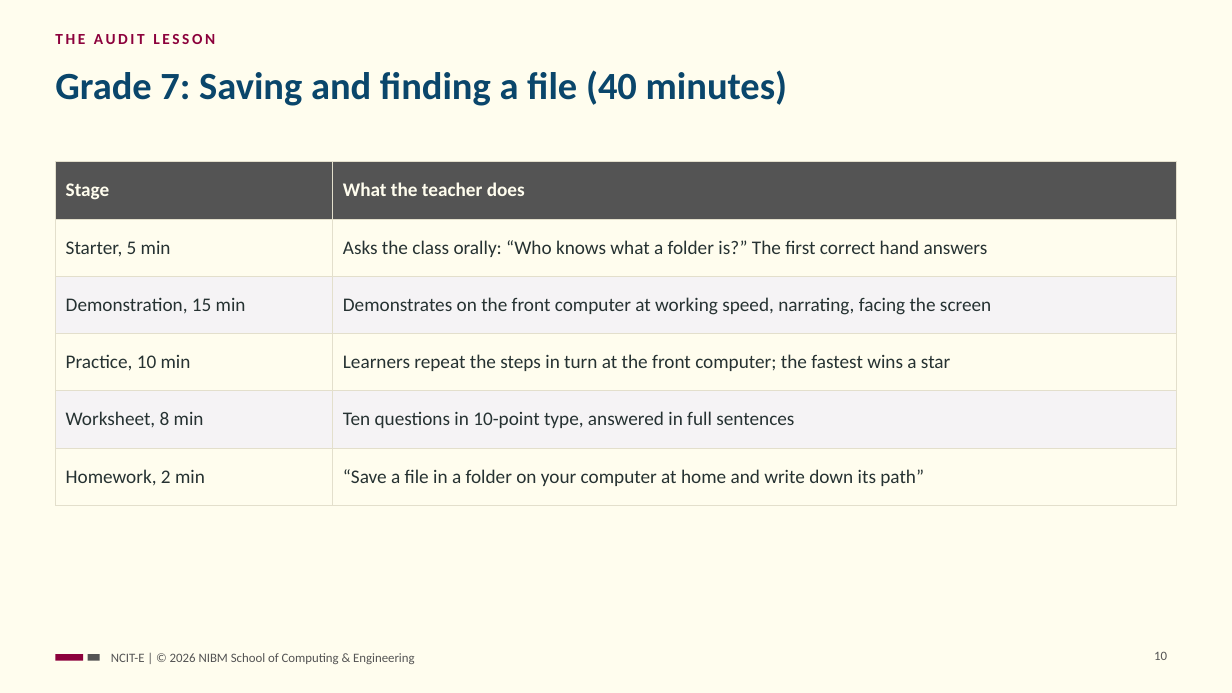
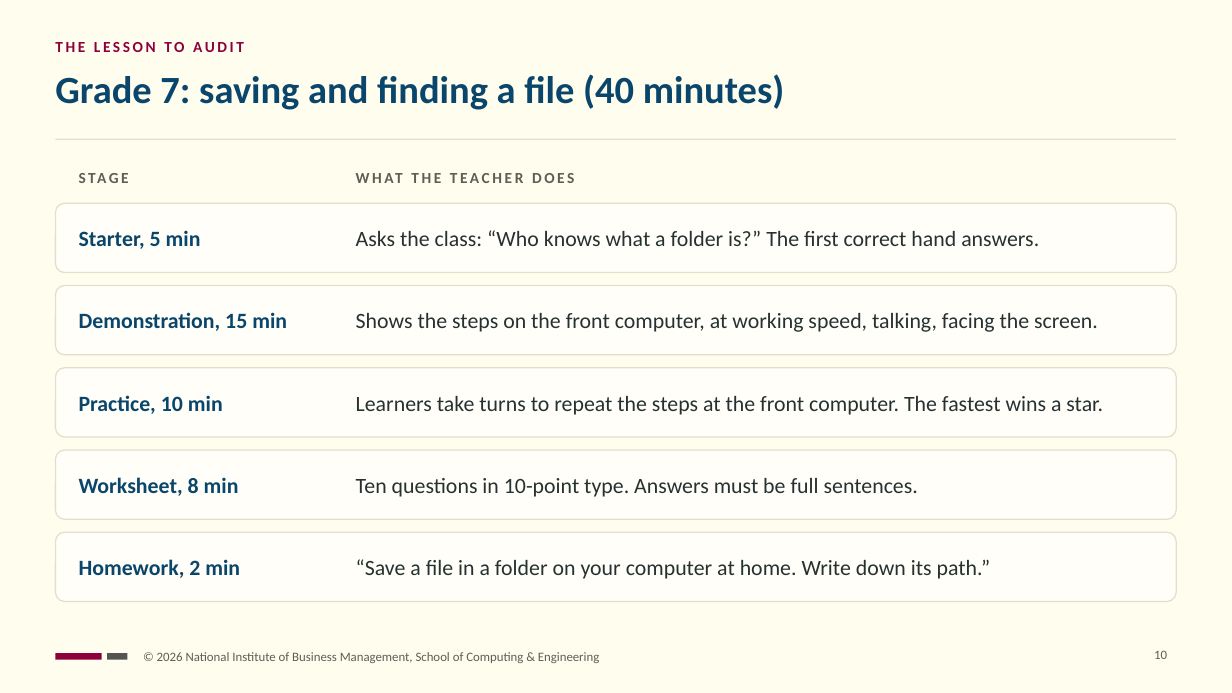
Before and after one commit to NIBM-SOCE/NCIT-E, a slide deck: slide 10 of sessions/s04/slides/ncit-e-s04-udl-workshop.pptx. Drawn at 1232x693 pixels with LibreOffice and Linux fonts; fonts in the diff are those of the drawing. Boxes give left, top, right and bottom in pixels: in the first picture for what was removed or moved away, otherwise in the second. Text is boxed around its words. In the diff, an @@ line names an element or a change of style, - is before the commit and + after.

```diff
--- a/sessions/s04/slides/ncit-e-s04-udl-workshop.pptx
+++ b/sessions/s04/slides/ncit-e-s04-udl-workshop.pptx
@@ text at box(55, 42, 244, 52): text changed @@
-THE AUDIT LESSON
+THE LESSON TO AUDIT
@@ title at box(55, 74, 785, 110): text changed @@
-Grade 7: Saving and finding a file (40 minutes)
+Grade 7: saving and finding a file (40 minutes)
@@ rectangle added at box(55, 139, 1177, 140), fill #E3DFCC @@
@@ table removed at box(55, 162, 1177, 490), 6 rows, 2 columns @@
-Stage | What the teacher does
-Starter, 5 min | Asks the class orally: “Who knows what a folder is?” The first correct hand answers
-Demonstration, 15 min | Demonstrates on the front computer at working speed, narrating, facing the screen
-Practice, 10 min | Learners repeat the steps in turn at the front computer; the fastest wins a star
-Worksheet, 8 min | Ten questions in 10-point type, answered in full sentences
-Homework, 2 min | “Save a file in a folder on your computer at home and write down its path”
@@ text added at box(79, 168, 328, 196), 12 pt, text #5E5E56, bold @@
+STAGE
@@ text added at box(356, 168, 1172, 196), 12 pt, text #5E5E56, bold @@
+WHAT THE TEACHER DOES
@@ rounded rectangle added at box(55, 203, 1177, 273), fill #FFFEF8, outline #E3DFCC 1 pt @@
@@ text added at box(79, 230, 201, 249), 17 pt, text #0A466B, bold @@
+Starter, 5 min
@@ text added at box(356, 230, 1039, 246), 17 pt, text #263232 @@
+Asks the class: “Who knows what a folder is?” The first correct hand answers.
@@ rounded rectangle added at box(55, 286, 1177, 355), fill #FFFEF8, outline #E3DFCC 1 pt @@
@@ text added at box(79, 312, 287, 331), 17 pt, text #0A466B, bold @@
+Demonstration, 15 min
@@ text added at box(356, 313, 1098, 332), 17 pt, text #263232 @@
+Shows the steps on the front computer, at working speed, talking, facing the screen.
@@ rounded rectangle added at box(55, 368, 1177, 437), fill #FFFEF8, outline #E3DFCC 1 pt @@
@@ text added at box(79, 395, 223, 414), 17 pt, text #0A466B, bold @@
+Practice, 10 min
@@ text added at box(356, 396, 1103, 415), 17 pt, text #263232 @@
+Learners take turns to repeat the steps at the front computer. The fastest wins a star.
@@ rounded rectangle added at box(55, 450, 1177, 519), fill #FFFEF8, outline #E3DFCC 1 pt @@
@@ text added at box(79, 477, 239, 496), 17 pt, text #0A466B, bold @@
+Worksheet, 8 min
@@ text added at box(356, 478, 918, 497), 17 pt, text #263232 @@
+Ten questions in 10-point type. Answers must be full sentences.
@@ rounded rectangle added at box(55, 532, 1177, 602), fill #FFFEF8, outline #E3DFCC 1 pt @@
@@ text added at box(79, 559, 240, 578), 17 pt, text #0A466B, bold @@
+Homework, 2 min
@@ text added at box(356, 559, 991, 579), 17 pt, text #263232 @@
+“Save a file in a folder on your computer at home. Write down its path.”
@@ rectangle: place and size @@
-rectangle at box(55, 654, 83, 661)
+rectangle at box(55, 653, 102, 660)
@@ rectangle: place and size @@
-rectangle at box(88, 654, 100, 661)
+rectangle at box(107, 653, 128, 660)
@@ text at box(157, 652, 599, 663): text changed; text colour #545454 to #5E5E56 @@
-NCIT-E | © 2026 NIBM School of Computing & Engineering
+© 2026 National Institute of Business Management, School of Computing & Engineering
```
Also in this commit, not shown: 17 other slides changed, 6 other files.
